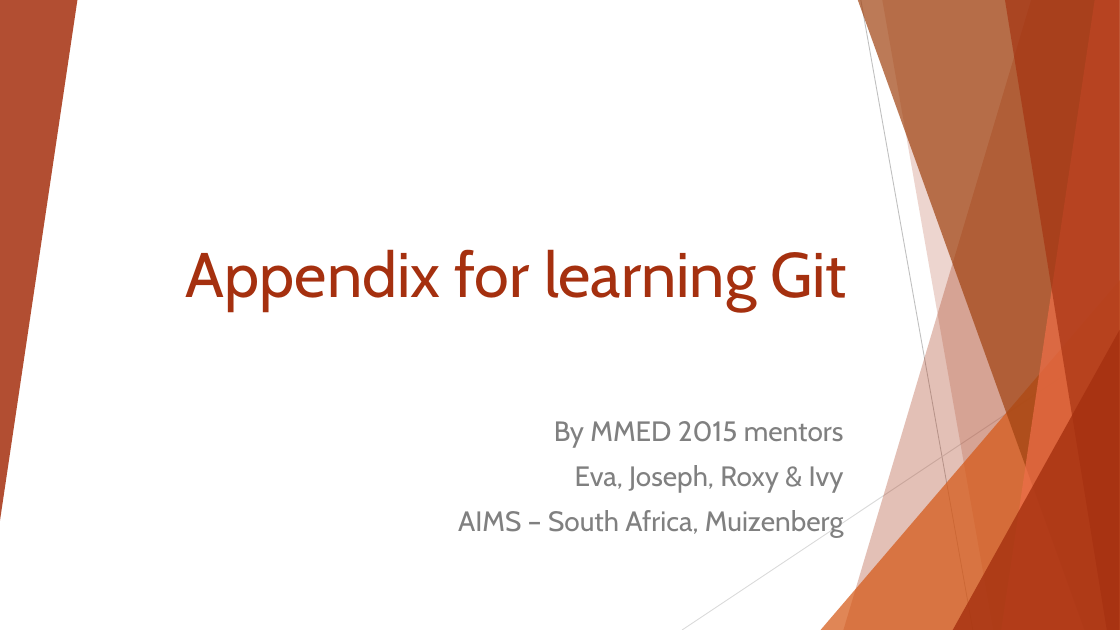
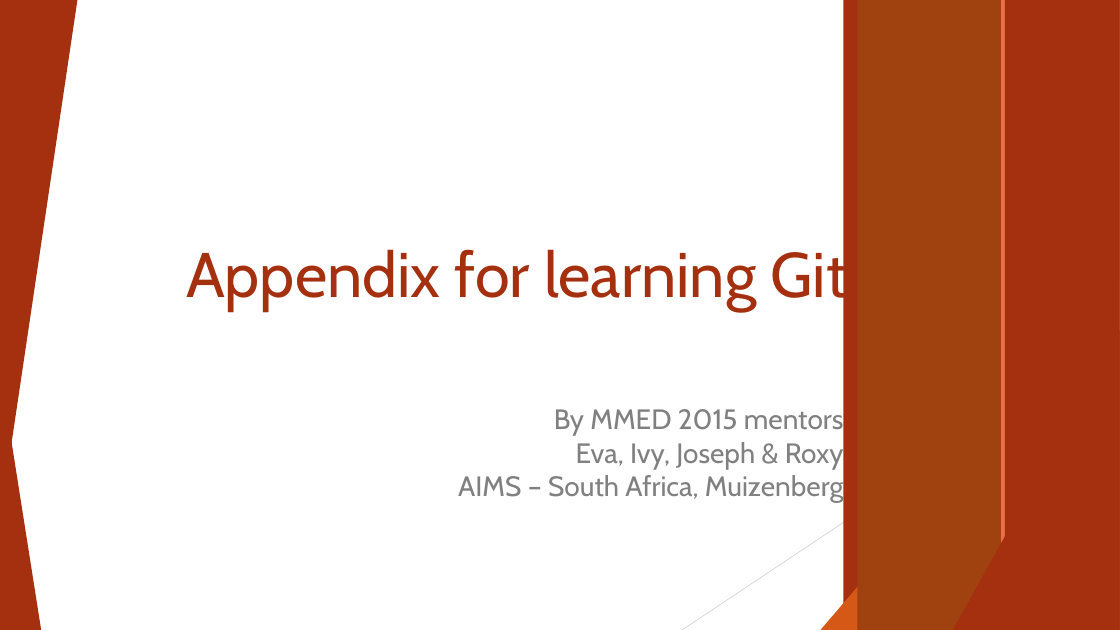
Before and after one commit to ICI3D/Sandbox, a slide deck: slide 1 of Appendix for Git-v1.1.pptx. Drawn at 1120x630 pixels with LibreOffice and Linux fonts; fonts in the diff are those of the drawing. Boxes give left, top, right and bottom in pixels: in the first picture for what was removed or moved away, otherwise in the second. Text is boxed around its words. In the diff, an @@ line names an element or a change of style, - is before the commit and + after.

```diff
--- a/Appendix for Git-v1.1.pptx
+++ b/Appendix for Git-v1.1.pptx
@@ triangle at [0, 0, 77, 521]: fill #A5300F at 85% opacity to #A5300F @@
@@ rectangle added at [844, 0, 1120, 630], fill #A5300F @@
@@ rectangle added at [858, 0, 1120, 630], fill #A04210 @@
@@ line (861, 0) - (973, 630): stroke #BFBFBF 0.75 pt to #BFBFBF 0.74 pt @@
@@ rectangle added at [882, 0, 1120, 630], fill #A5300F @@
@@ rectangle added at [1002, 0, 1120, 630], fill #EE6E49 @@
@@ group removed at [844, 0, 1120, 630]: 5 freeform shapes @@
@@ rectangle added at [1005, 0, 1120, 630], fill #A5300F @@
@@ triangle at [821, 280, 1120, 630]: fill #D55816 at 72% opacity to #D55816 @@
@@ line (1120, 339) - (682, 630): stroke #D9D9D9 0.75 pt to #D9D9D9 0.74 pt @@
@@ triangle at [953, 330, 1120, 630]: fill #A5300F at 80% opacity to #A5300F @@
@@ triangle added at [0, 369, 41, 630], fill #A5300F @@
@@ text at [458, 405, 844, 503]: less space between paragraphs @@
@@ text at [576, 439, 844, 469]: text changed @@
-Eva, Joseph, Roxy & Ivy
+Eva, Ivy, Joseph & Roxy
```
Also in this commit, not shown: 6 other slides changed, 3 other files.
